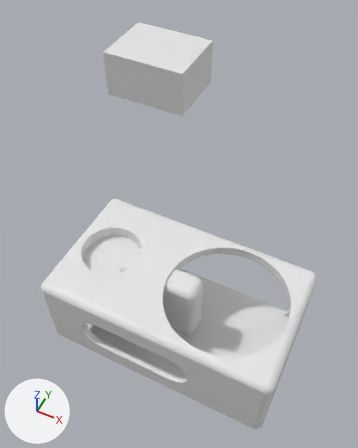
What one commit did to the Blender file [2026] Power Station Mini/Untitled.blend.
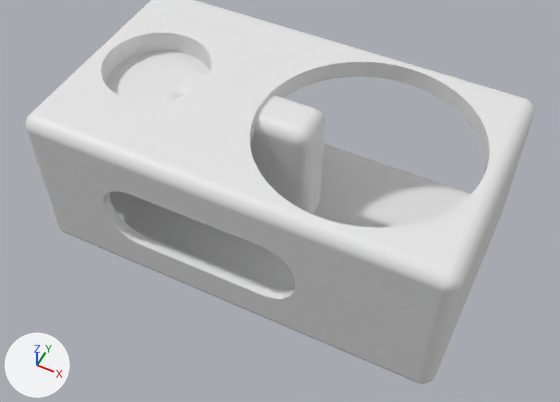
There are two pictures of each version: one whole from a 50 mm lens placed at (0.0589, -0.1188, 0.2073), pointed at (-0.0334, 0.0658, -0.0234), one close up from a 50 mm lens placed at (0.0644, -0.1299, 0.1495), pointed at (0.0023, -0.0058, -0.0056). Every picture has the same lights, and +X, +Y and +Z are marked at lower left. The first two pictures are the older version.

The scene before the commit, as lines of its bpy script (objects in view):
```python
me_cube = bpy.data.meshes.new('Cube')
me_cube.from_pydata(...)  # 65775 vertices, 63496 faces; spans x -0.0559..0.0559, y -0.0312..0.0312, z -0.023..0.023
# faces by material slot: [63467, 21, 8]
me_cube.materials.append(mat_material)  # white #e7e7e7
me_cube.materials.append(mat_material_006)  # white #e7e7e7
me_cube.materials.append(mat_material_003)  # white #e7e7e7
me_cube_004 = bpy.data.meshes.new('Cube.004')
me_cube_004.from_pydata(...)  # a box spanning x -0.02..0.02, y -0.0065..0.0065, z -0.018..0.018
me_cube_004.materials.append(mat_material_003)  # white #e7e7e7
ob_cube = bpy.data.objects.new('Cube', me_cube)
ob_cube.location = (0.0, 0.0, 0.0)
ob_cube.scale = (1.0, 1.04, 0.959)
ob_cube_003 = bpy.data.objects.new('Cube.003', me_cube_004)
ob_cube_003.location = (-0.01, 0.0, 0.003)
_m = ob_cube_003.modifiers.new('Bevel', 'BEVEL')
_m.width = 0.005
_m.width_pct = 0.005
_m.segments = 100
_m.offset_type = 'WIDTH'
```
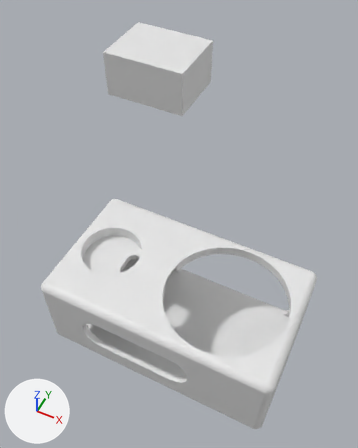
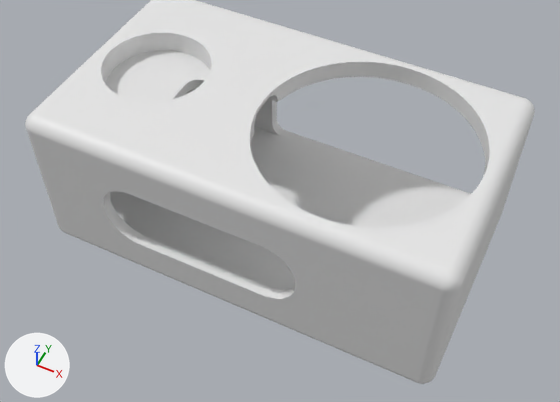
Commit message: Update [2026] Power Station Mini/Untitled.blend with staged Blender scene changes

Boxes (x1, y1, x2, y2) around the edits, measured in the close-ups (560 x 402 px):
```json
{"object": "Cube.003", "change": "deleted", "before": [172, 70, 325, 214]}
{"part": 1, "of": "me_cube", "change": "cut back", "before": [106, 51, 278, 124], "after": [106, 51, 278, 124]}
```

Edits to the scene script, one JSON object a line:
```json
{"block": "me_cube", "where": "# used by ob_cube; location = (0.0, 0.0, 0.0); scale = (1.0, 1.04, 0.959)"}
{"op": "remove", "block": "me_cube", "code": "me_cube.from_pydata(...)  # 65775 vertices, 63496 faces; spans x -0.0559..0.0559, y -0.0312..0.0312, z -0.023..0.023"}
{"op": "add", "block": "me_cube", "code": "me_cube.from_pydata(...)  # 66586 vertices, 63902 faces; spans x -0.0559..0.0559, y -0.0312..0.0312, z -0.023..0.023"}
{"block": "me_cube", "change": "me_cube part 1: 108 vertices moved from x -0.0237..-0.0046, y -0.0062..0.0062, z 0.0167..0.0177 to x -0.0237..-0.0046, y -0.0062..0.0062, z 0.0167..0.0219; 7 vertices removed from x -0.0236..-0.0045, y -0.0284..0.0061, z 0.0167..0.0177; 820 vertices added at x -0.0299..-0.0045, y -0.0062..0.0062, z 0.0136..0.0219"}
{"block": "me_cube", "change": "other edits to the shape of me_cube do not show in these pictures"}
{"op": "remove", "block": "ob_cube_003", "code": ["ob_cube_003 = bpy.data.objects.new('Cube.003', me_cube_004)", "ob_cube_003.location = (-0.01, 0.0, 0.003)", "_m = ob_cube_003.modifiers.new('Bevel', 'BEVEL')", "_m.width = 0.005", "_m.width_pct = 0.005", "_m.segments = 100", "_m.offset_type = 'WIDTH'"]}
```
